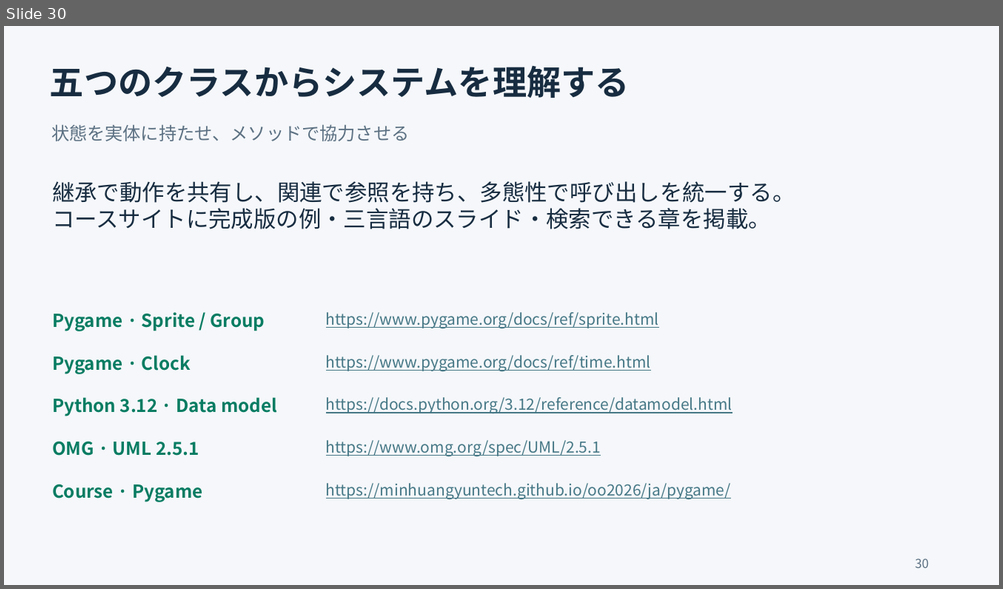
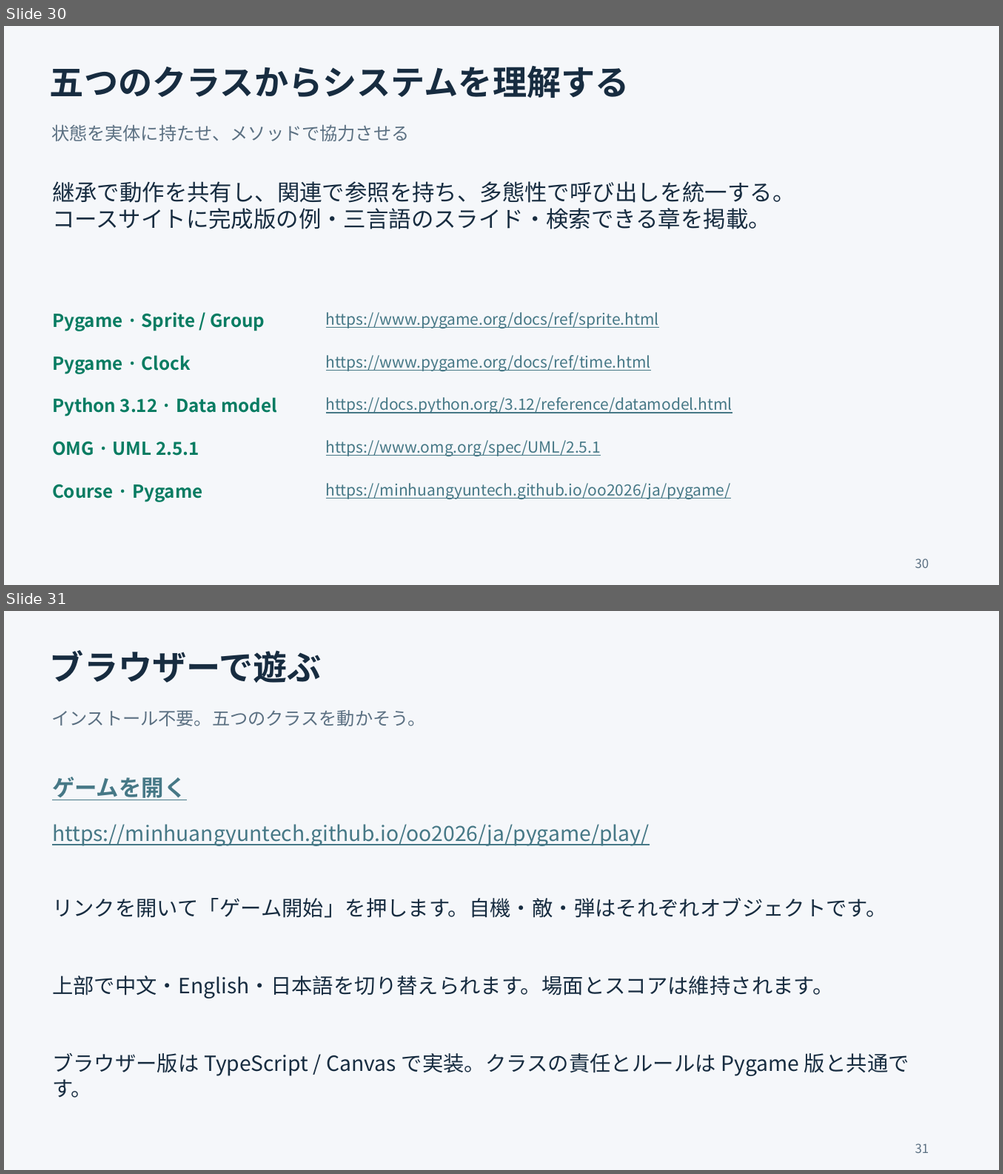
Before and after one commit to minhuangyuntech/oo2026, a slide deck: public/materials/pygame-ja.pptx. Shown one above the other, each under a label of ours: slide 30 before the commit, slides 30 and 31 after it. The pictures are 1003x589 and 1003x1174 pixels, drawn with LibreOffice and Linux fonts; fonts in the diff are those of the drawing. Boxes give left, top, right and bottom in pixels: in the first picture for what was removed or moved away, otherwise in the second. Text is boxed around its words. In the diff, an @@ line names an element or a change of style, - is before the commit and + after.

Commit message:
Add browser controls and inspection examples to trilingual Pygame lessons

```diff
--- a/public/materials/pygame-ja.pptx
+++ b/public/materials/pygame-ja.pptx
@@ slide 31 added at (x1=4, y1=611, x2=999, y2=1170), background #F5F7FA @@
@@ text added at (x1=50, y1=650, x2=321, y2=683), 33 pt, text #172C40, bold @@
+ブラウザーで遊ぶ
@@ text added at (x1=51, y1=710, x2=425, y2=726), 17.2 pt, text #5B7082 @@
+インストール不要。五つのクラスを動かそう。
@@ text added at (x1=52, y1=777, x2=187, y2=800), 21.8 pt, text #467886, bold, underline @@
+ゲームを開く
@@ text added at (x1=52, y1=824, x2=649, y2=846), 20.2 pt, text #467886, underline @@
+https://minhuangyuntech.github.io/oo2026/ja/pygame/play/
@@ text added at (x1=52, y1=898, x2=887, y2=918), 20.2 pt, text #172C40 @@
+リンクを開いて「ゲーム開始」を押します。自機・敵・弾はそれぞれオブジェクトです。
@@ text added at (x1=52, y1=976, x2=834, y2=999), 20.2 pt, text #172C40 @@
+上部で中文・English・日本語を切り替えられます。場面とスコアは維持されます。
@@ text added at (x1=52, y1=1054, x2=909, y2=1098), 20.2 pt, text #172C40 @@
+ブラウザー版は TypeScript / Canvas で実装。クラスの責任とルールは Pygame 版と共通です。
@@ text added at (x1=915, y1=1144, x2=929, y2=1153), 12 pt, text #5B7082 @@
+31
```
Also in this commit, not shown: 2 other slides added, 14 other files.
